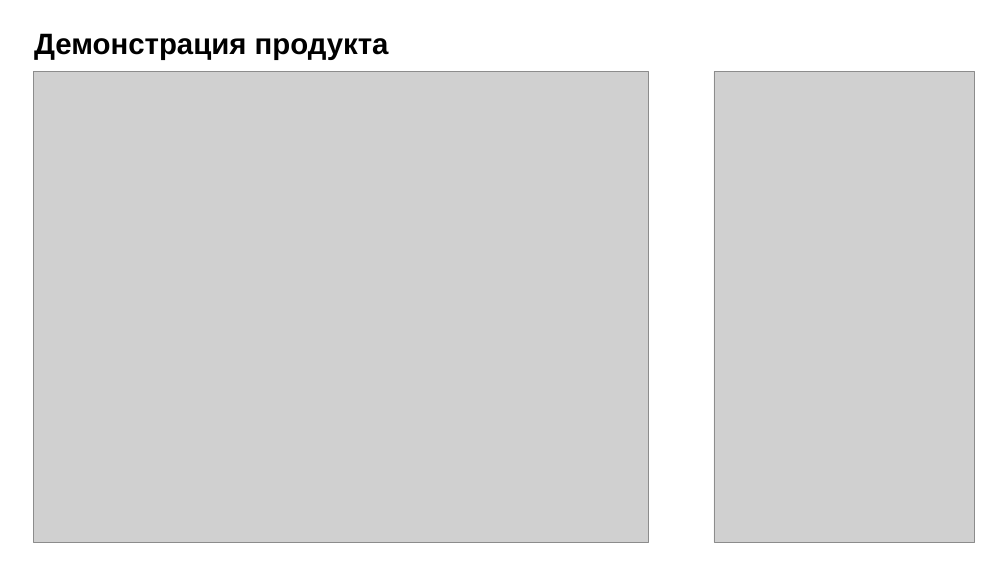
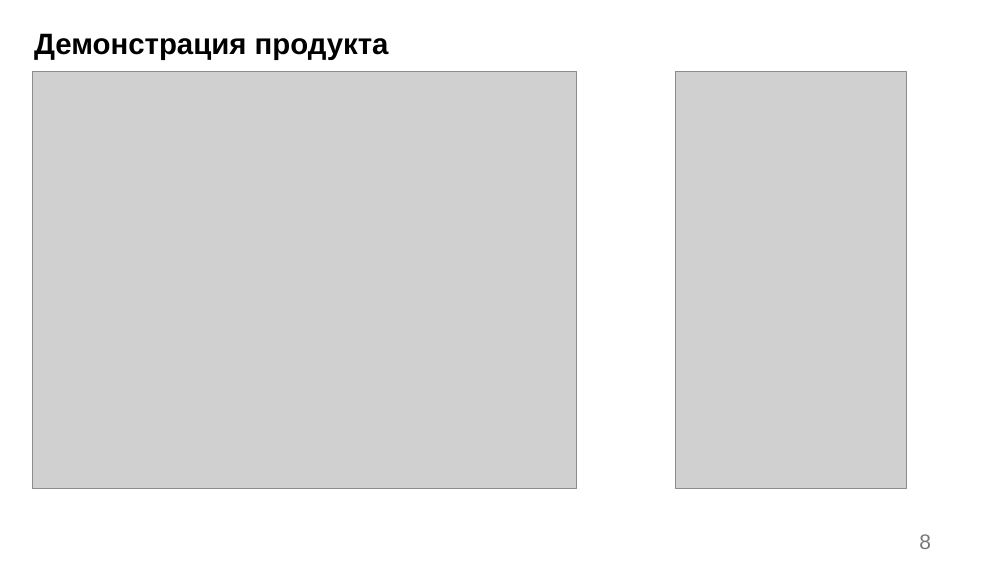
Before and after one commit to m-i-k-o-r/check-my-time-app, a slide deck: slide 8 of documentation/Презентация_Технического_Задания.pptx. Drawn at 1008x567 pixels with LibreOffice and Linux fonts; fonts in the diff are those of the drawing; grey boxes stand for pictures. Boxes give left, top, right and bottom in pixels: in the first picture for what was removed or moved away, otherwise in the second. Text is boxed around its words. In the diff, an @@ line names an element or a change of style, - is before the commit and + after.

```diff
--- a/documentation/Презентация_Технического_Задания.pptx
+++ b/documentation/Презентация_Технического_Задания.pptx
@@ picture: place and size @@
-picture at (34, 72, 649, 542)
+picture at (33, 72, 577, 488)
@@ picture: place and size @@
-picture at (714, 72, 974, 542)
+picture at (676, 72, 907, 488)
@@ page number added at (919, 534, 931, 549), 20 pt, text #797979 @@
+8
```
Also in this commit, not shown: 11 other slides changed, 1 other file.
